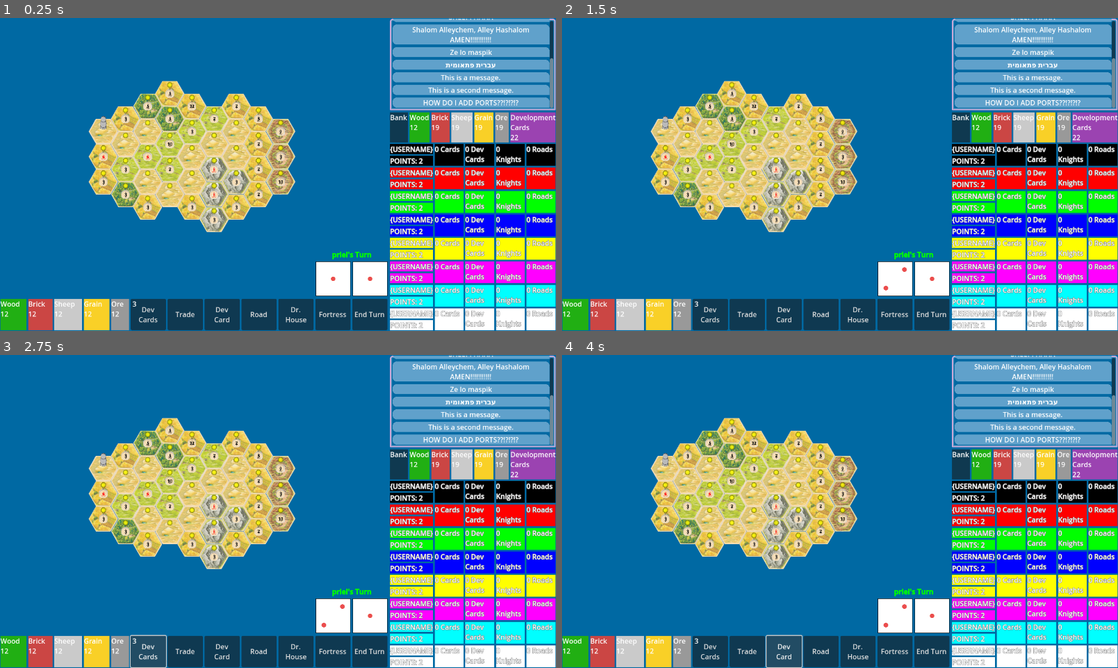
Above: before the commit, frames 1-4 (two rows, left to right).
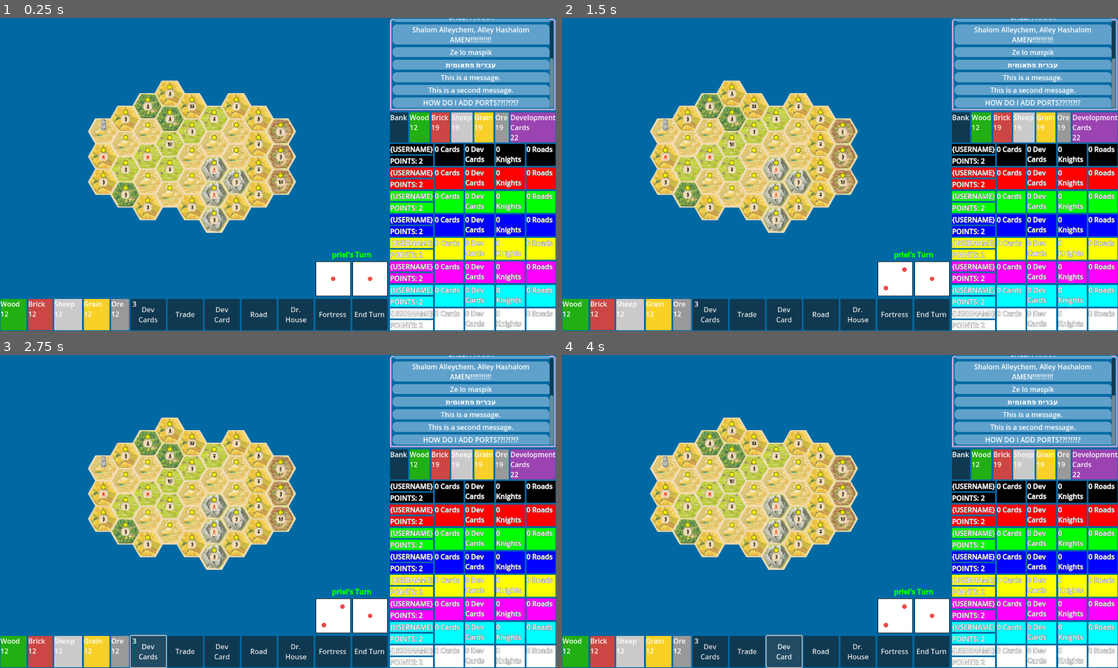
Above: after the commit, the same moments.

Repository: C0dot/Settlers-Of-Persia
Game: Godot game, scene res://main_game.tscn
Two runs of this game, one before a commit and one after it. Both use one fixed random seed, a clock stepped at 60 frames per second and the inputs below.
Inputs (mouse positions are in pixels of both pictures, inside the frame that each line leads up to):
- Up to frame 1 (0.25 s): no input
- Up to frame 2 (1.5 s): click (895, 277) at 0.5 s; click (934, 277) at 1.25 s
- Up to frame 3 (2.75 s): click "Dev Cards" at 2 s
- Up to frame 4 (4 s): click "Trade" at 2.75 s; click "Dev Card" at 3.5 s

The runs differ from the first frame. In frame 1, 1.5% of the frame differs, in the area x 15-54%, y 20-69%; in frame 2, 1.5%; in frame 3, 1.5%; in frame 4, 1.5%.

Commit message:
Added a super cool robber and sand!

Diff:
--- a/map.tscn
+++ b/map.tscn
@@ -1,7 +1,8 @@
-[gd_scene load_steps=9 format=4 uid="uid://nf2u7qw5hb2s"]
+[gd_scene load_steps=10 format=4 uid="uid://nf2u7qw5hb2s"]
 
 [ext_resource type="Texture2D" uid="uid://6peiy050km77" path="res://pixelatedTileset68x58+4px-x_margin.png" id="1_c7s6e"]
 [ext_resource type="Texture2D" uid="uid://cdfigr588lmog" path="res://tokens_20x21+1px.png" id="1_wijl4"]
+[ext_resource type="Script" uid="uid://pi1c6e3e2ucp" path="res://resource_tiles.gd" id="3_iw27f"]
 [ext_resource type="Script" uid="uid://dd4crgvym00w1" path="res://road_layer.gd" id="4_p5pve"]
 [ext_resource type="Script" uid="uid://8i7v53nie1ne" path="res://building_layer.gd" id="4_urblq"]
 [ext_resource type="Script" uid="uid://vpvjsmdidv7o" path="res://robber_layer.gd" id="5_71pa8"]
@@ -61,6 +62,7 @@
 [node name="ResourceTiles" type="TileMapLayer" parent="."]
 tile_map_data = PackedByteArray("AAAGAAUABQAFAAAAAAAGAAQABQAAAAAAAAAFAAQABQAAAAAAAAAFAAUABQAFAAAAAAAHAAUABQAFAAAAAAAHAA …(544 unchanged characters)…
 tile_set = SubResource("TileSet_e0an3")
+script = ExtResource("3_iw27f")
 
 [node name="NumberTokens" type="TileMapLayer" parent="."]
 tile_map_data = PackedByteArray("AAAGAAUAAgAEAAAAAAAHAAQAAgAHAAAAAAAHAAUAAgAAAAAAAAAFAAUAAgABAAAAAAAJAAYAAgAFAAAAAAAIAA …(384 unchanged characters)…
--- /dev/null
+++ b/resource_tiles.gd
@@ -0,0 +1,13 @@
+# resource_tiles.gd
+extends TileMapLayer
+
+var sand = preload("res://sand_background.tscn")
+var instance: Node
+
+func _ready() -> void:
+	var cells = get_used_cells()
+	for cell in cells:
+		var pos = map_to_local(cell)
+		instance = sand.instantiate()
+		instance.position = pos
+		add_child(instance)
--- a/robber.gd
+++ b/robber.gd
@@ -1,7 +1,6 @@
 # robber.gd
 extends Sprite2D
 
-@export var target_position: Vector2 = Vector2(0,0)
 @export var duration: float = 1.0
 
 func _ready() -> void:
--- a/robber.tscn
+++ b/robber.tscn
@@ -4,6 +4,6 @@
 [ext_resource type="Script" uid="uid://c70bnka7mnevd" path="res://robber.gd" id="2_i72hc"]
 
 [node name="Robber" type="Sprite2D"]
-scale = Vector2(0.15, 0.15)
+scale = Vector2(0.13, 0.13)
 texture = ExtResource("1_ct2jv")
 script = ExtResource("2_i72hc")
--- a/robber_button_hint.gd
+++ b/robber_button_hint.gd
@@ -3,6 +3,7 @@
 
 var robber_on: bool = false:
 	set(value):
+		robber_on = value
 		visible = !value
 
 func _on_input_event(_viewport, event, _shape_idx):
--- a/robber_layer.gd
+++ b/robber_layer.gd
@@ -1,15 +1,12 @@
 # robber_layer.gd
 extends Node2D
 
-
 @onready var resource_tiles: TileMapLayer = $"../ResourceTiles"
-const POSITION_OFFSET: Vector2 = Vector2(0,-20)
 const robber = preload("res://robber.tscn")
 const robber_hint_button = preload("res://robber_button_hint.tscn")
 var instance: Node
 var current_robber_place: Node
 var robber_not_initialized : bool = true
-var robber_layer_visibility: bool = true
 
 var cells: Dictionary[Vector2i, Node] = {}
 
@@ -20,6 +17,10 @@
 	cells[location] = instance
 	add_child(instance)
 
+func _toggle_robber_layer_visibility() -> void:
+	for cell in cells.values():
+		if !cell.robber_on:
+			cell.visible = !cell.visible
 
 func _move_robber(location):
 	current_robber_place.robber_on = false
@@ -47,7 +48,7 @@
 	for tile in tiles:
 		var tile_atlas_cords = resource_tiles.get_cell_atlas_coords(tile)
 		var tile_map_cords = resource_tiles.map_to_local(tile)
-		var robber_hint_button_location = Vector2i(tile_map_cords + POSITION_OFFSET)
+		var robber_hint_button_location = Vector2i(tile_map_cords + Vector2(0,-15))
 		add_robber_hint_button(robber_hint_button_location)
 		if tile_atlas_cords.x == 0 and robber_not_initialized:
 			initialize_robber(robber_hint_button_location)
--- /dev/null
+++ b/sand_background.tscn
@@ -0,0 +1,8 @@
+[gd_scene load_steps=2 format=3 uid="uid://dk3tnkr2p640j"]
+
+[ext_resource type="Texture2D" uid="uid://ddk48gbtkib3m" path="res://sandBackground68x58.png" id="1_xgbnr"]
+
+[node name="Sprite2D" type="Sprite2D"]
+z_index = -1
+scale = Vector2(1.05, 1.05)
+texture = ExtResource("1_xgbnr")
Not shown, added: resource_tiles.gd.uid
Binary file added: sandBackground68x58.png
Not shown, added: sandBackground68x58.png.import
